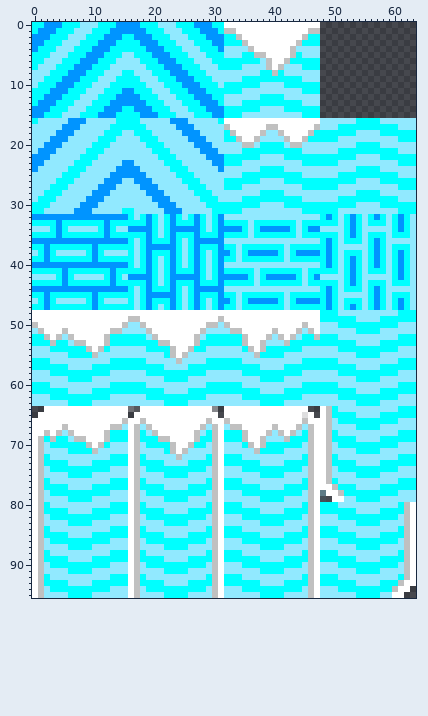
Sprite sheet, stored at Textures/Tiles/IceWorld_Tileset.png. Above, as it was before the edit.
The file is 64x96 pixels. Pixels under 10% opacity are left out.
The result:
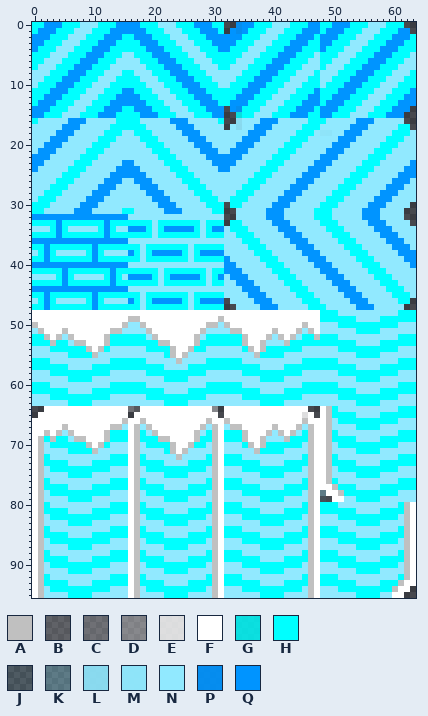
Palette (. is transparent): A #c0c0c0  B #ffffff24  C #ffffff38  D #ffffff59  E #ffffffd1  F #ffffff  G #00ffffd2  H #00ffff  J #91e9ff1e  K #91e9ff50  L #91e9ffe8  M #91e9fff7  N #91e9ff  P #0094ffe8  Q #0094ff
The edit:
Changed rows in their new state; - is an unchanged pixel.
first column x 16:
 0 ----------------..PQQHHHNNNHHHQQHHQQQHHHNNNHHH--
 1 ----------------.QPQHHHNNNHHHQQQHQQQHHHNNNHHHQQ-
 2 ----------------QQQHHHNNNHHHQQQ-QQQHHHNNNHHHQQQH
 3 ----------------QQ-HHNNNHHHQQQ--QQHHHNNNHHHQQQHH
 4 ----------------QHHHNNNHHHQQQHHHQHHHNNNHHHQQQHHH
 5 ----------------HHHNNNHHHQQQ-HH-HHHNNNHHHQQQHHHN
 6 ------------------NNN-HHQQQ---NNHHNNNHHHQQQHHHNN
 7 -----------------NN-HHHQQQHHHNNNHNNNHHHQQQHHHNNN
 8 -------------------HHHQQQ-HH---HNNNHHHQQQHHHNNNH
 9 ------------------H--QQQ---NN-HHNNHHHQQQHHHNNNHH
10 ----------------N---QQQHHHNNN---NHHHQQQHHHNNNHHH
11 -------------------QQQHHH---H--QHHHQQQHHHNNNHHHQ
12 ----------------HHQQQH--NN-HHHQQHHQQQHHHNNNHHHQQ
13 ----------------HQQQ---NNN---QQQHQQQHHHNNNHHHQQQ
14 ----------------.QP------H--QQQ-QQQHHHNNNHHHQQQ-
15 ----------------..GHH---HHHQQQ--QQHHHNNNHHHQQQ--
16 ----------------..LNNNQQQNNNNNHHH-----QQQN----..
17 ----------------.NLNNQQQNNNNNHHH---NNQQQNNNNNHH.
18 ----------------NNNNQQQ--NNNHHHNMMNNQQQ---NN---N
19 ----------------NNNQQQ----NHHHNNNNNQQQ-----HH-NN
20 ------------------QQQ-NNNNHHH-----QQQ-NNNNHHH---
21 -----------------QQQNNNNN---N----QQQNNNNN---N---
22 ----------------QQQNNN--HH-NNNNNQQQNNN--HH-NNNNN
23 ----------------QQN----HHH---NNQQQN----HHH---NNQ
24 ----------------Q--------N----QQQ--------N----QQ
25 -------------------NN---NNNNNQQQ---NN---NNNNNQQQ
26 ----------------NNNN--H---NNQQQNNNNN--H---NNQQQN
27 ----------------NNNHHH-----QQQNNNNNHHH-----QQQNN
28 ------------------HHH-NNNNQQQ-----HHH-NNNNQQQ---
29 -----------------HH-NNNNNQQQN----HH-NNNNNQQQN---
30 ----------------.--NNN--QQQNNNNN---NNN--QQQNNNN.
31 ----------------..N----QQQ---NN---N----QQQ---N..
32 N-NNN-NNN-NNN-NN..-----QQQ-----H-HN-NNNQQ-N-NN..
33 ---HNH-H---HNH-H.--N-NNNQQQN-NNN----NNN-QQQ-NNN.
34 ---HNHQ----HNHQ-NHH--NNNN--Q-NNN-HHHNNN--QQQNNN-
35 ---HNH-H---HN--HNN--HNNNNNQQQNNNNN-H-NN-NNQQQNN-
36 N-NNNNNNN-NNNNNN---HHH-----QQQ--NNNH--N-NNNQQQ--
37 -HNHHHHH-HNH---HNN-N---NNN-NQQQNNNN-HHH-NNN-QQQ-
38 QHNHQQQ-QHNHQQQ-NN-NNHHHNN-NN---NNN-N--HNNN-N-QQ
39 -HNH-H-H-HNH-H-HQN-NNN---N-NNNQQQNN-NN-H-NN-NNQQ
40 N-NNN-NNN-NNN-NNQQ-----HHH-----QQ-N-NNNH-HN-NNNQ
41 ---H---H---H---HQQQNN-NN---NN-NNQQQ-NNN-----NNN-
42 ----------------N---N-NNNHHHN-NN-QQQNNN--HHHNNN-
43 ---H---H---H-N-HNNQQQ-NNNN----NNNNQQQNN-NN-H-NN-
44 N-NNNNNNN-NNNNNN---QQQ-----HHH--NNNQQQN-NNNHHH--
45 -HNHHHHH-HNH---HNN-NQQQNNN-N---NNNN-QQQ-NNN-----
46 QHNHQQQ-QHNHQQQ-.N-NN---NN-NNHHHNNN-NQQQNNN-NH-.
47 -HNH-H-H-HNH-H-H..-NNNQQQN-NNN---NN-NNQQQNN-NN..
Pixel boxes of the changes (left, top, right, bottom) in both pictures:
changed: (128, 22, 416, 310)
